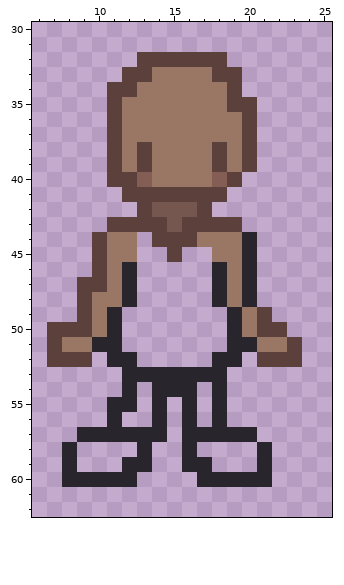
Two versions of one pixel-art sprite, Assets/Sprites/Human/Resources/Skin/3.png. The first picture shows the starting point.
The file is 32x64 pixels. Shown: x 6..25, y 30..62.
The same view after the edit:
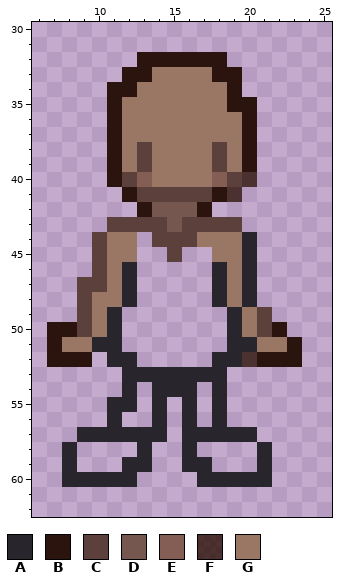
Palette (. is transparent): A #28252d  B #2b140e  C #5b403b  D #76574f  E #845e54  F #270c00c4  G #997764
Edits made:
Changed rows in their new state; - is an unchanged pixel.
first column x 11:
32 --BBBBBB--
33 -BB----BB-
34 BB------B-
35 B-------BB
36 B--------B
37 B--------B
38 B--------B
39 B--------B
40 B--------F
41 -B-----BF-
42 --B---B---
first column x 7:
50 BB-------------B-
51 B---------------B
52 BBB----------FBBB
Changed places in both pictures, as pixel boxes (x1, y1, x2, y2):
changed: (107, 52, 257, 217)
changed: (47, 322, 92, 367)
changed: (242, 322, 302, 367)
